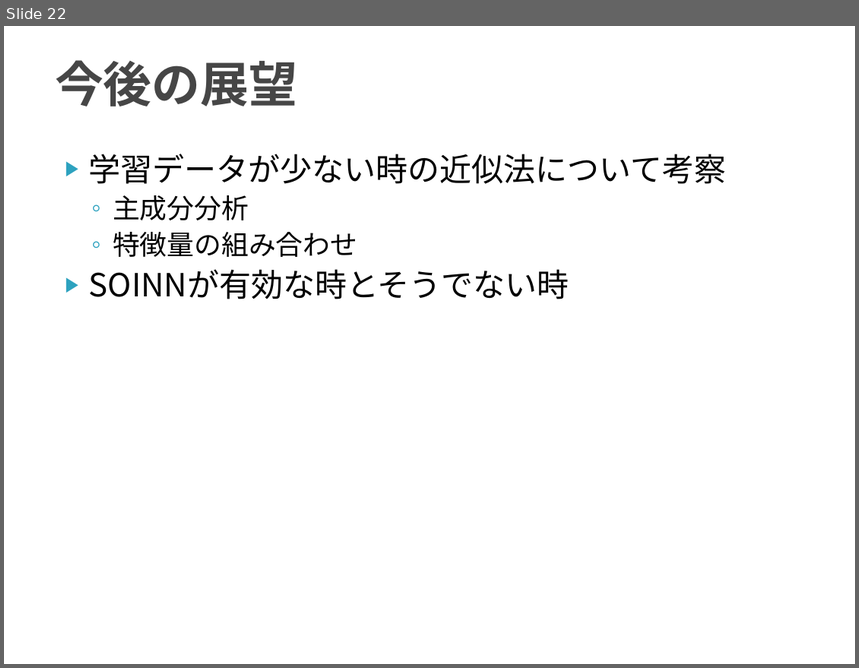
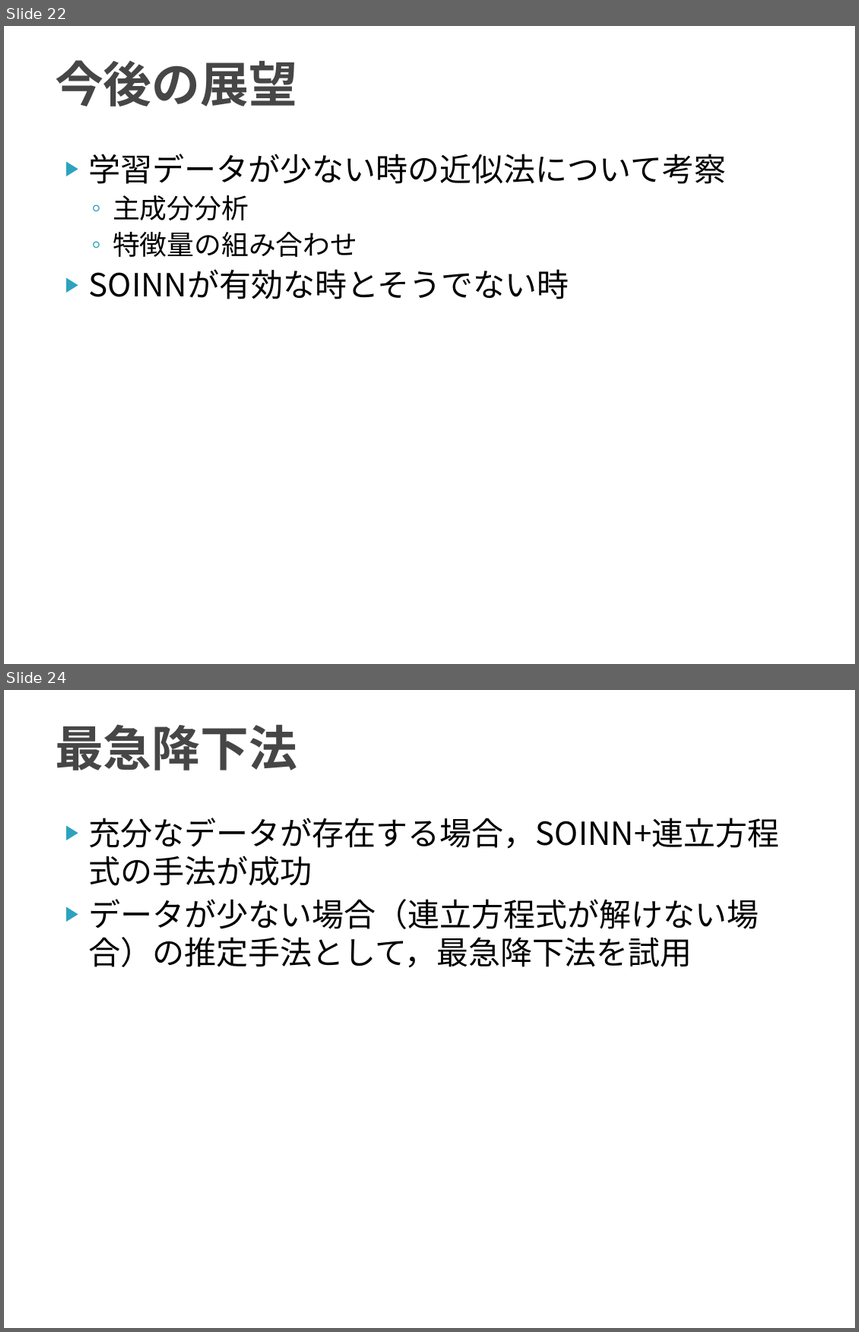
Before and after one commit to TetsuyaKomota/GitforEclipseTest, a slide deck: IntentionLearning_v2/slide/discussion2016.pptx. Shown one above the other, each under a label of ours: slide 22 before the commit, slides 22 and 24 after it; the slides between them are not shown. The pictures are 859x668 and 859x1332 pixels, drawn with LibreOffice and Linux fonts; fonts in the diff are those of the drawing. Boxes give left, top, right and bottom in pixels: in the first picture for what was removed or moved away, otherwise in the second. Text is boxed around its words. In the diff, an @@ line names an element or a change of style, - is before the commit and + after.

```diff
--- a/IntentionLearning_v2/slide/discussion2016.pptx
+++ b/IntentionLearning_v2/slide/discussion2016.pptx
@@ slide 24 added at [4, 690, 855, 1328], background #FFFFFF @@
@@ title added at [55, 724, 297, 771], 41 pt, text #464646, bold @@
+最急降下法
@@ text added at [89, 818, 780, 968], 27 pt, text #000000 @@
+▶ 充分なデータが存在する場合，SOINN+連立方程式の手法が成功
+▶ データが少ない場合（連立方程式が解けない場合）の推定手法として，最急降下法を試用
```
Also in this commit, not shown: 1 slide changed, 2 other slides added.
